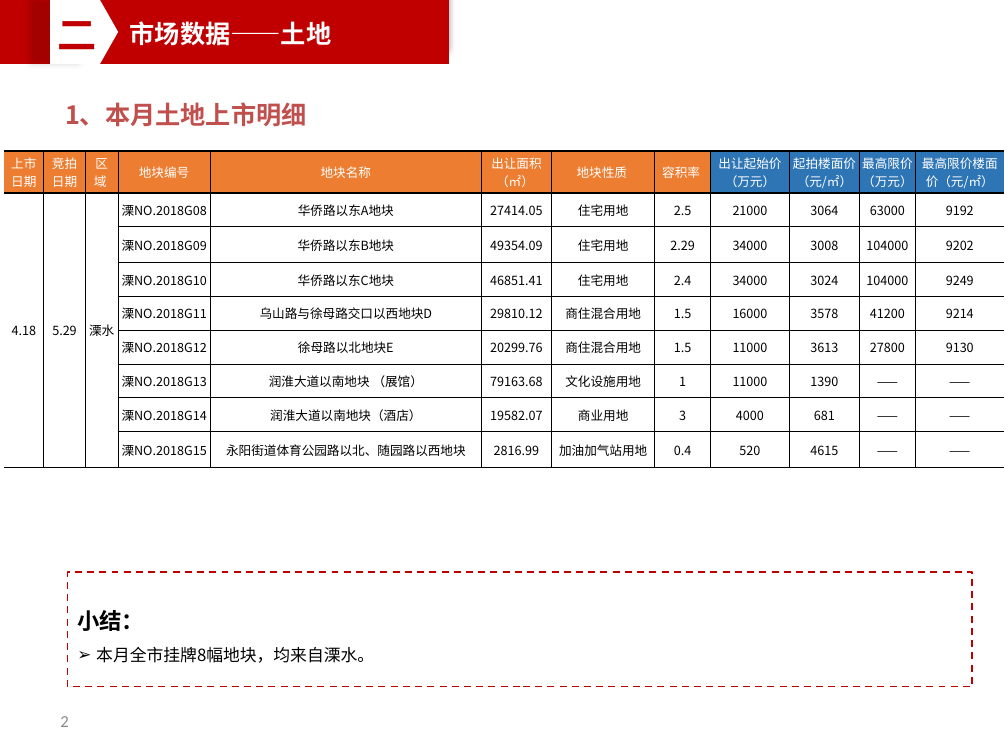
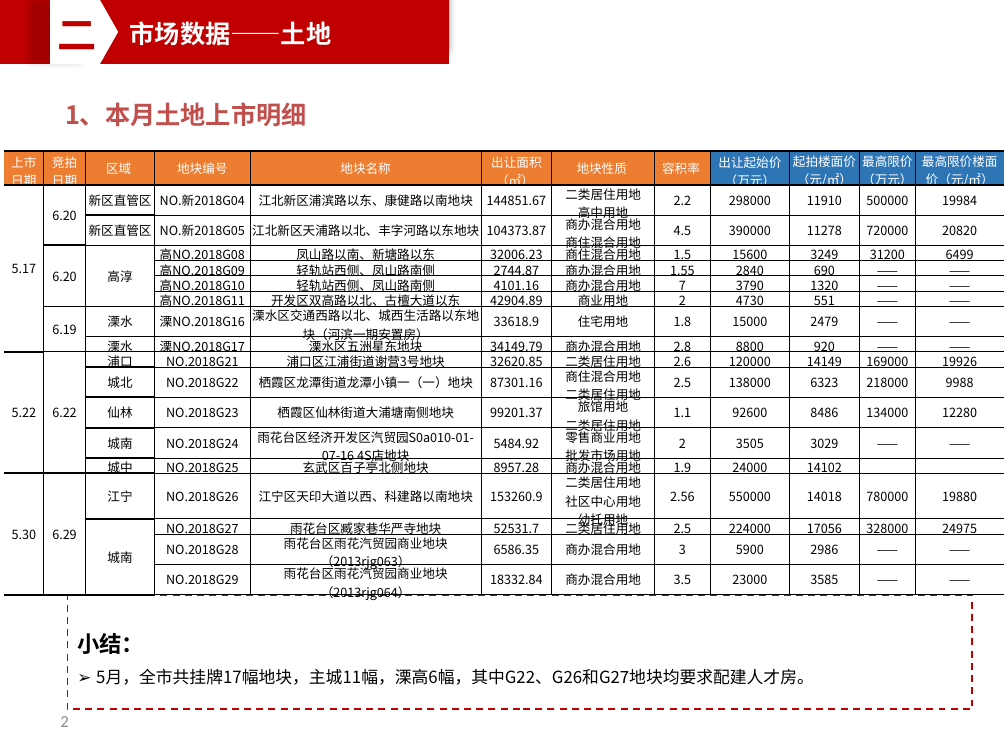
Before and after one commit to PengZiqiao/monthly_report, a slide deck: slide 2 of 南京中海2018年4月月报.pptx. Drawn at 1008x756 pixels with LibreOffice and Linux fonts; fonts in the diff are those of the drawing. Boxes give left, top, right and bottom in pixels: in the first picture for what was removed or moved away, otherwise in the second. Text is boxed around its words. In the diff, an @@ line names an element or a change of style, - is before the commit and + after.

```diff
--- a/南京中海2018年4月月报.pptx
+++ b/南京中海2018年4月月报.pptx
@@ table at [4, 150, 1004, 604] @@
-row 2: 4.18 | 5.29 | 溧水 | 溧NO.2018G08 | 华侨路以东A地块 | 27414.05 | 住宅用地 | 2.5 | 21000 | 3064 | 63000 | 9192
-row 3:  |  |  | 溧NO.2018G09 | 华侨路以东B地块 | 49354.09 | 住宅用地 | 2.29 | 34000 | 3008 | 104000 | 9202
-row 4:  |  |  | 溧NO.2018G10 | 华侨路以东C地块 | 46851.41 | 住宅用地 | 2.4 | 34000 | 3024 | 104000 | 9249
-row 5:  |  |  | 溧NO.2018G11 | 乌山路与徐母路交口以西地块D | 29810.12 | 商住混合用地 | 1.5 | 16000 | 3578 | 41200 | 9214
-row 6:  |  |  | 溧NO.2018G12 | 徐母路以北地块E | 20299.76 | 商住混合用地 | 1.5 | 11000 | 3613 | 27800 | 9130
-row 7:  |  |  | 溧NO.2018G13 | 润淮大道以南地块 （展馆） | 79163.68 | 文化设施用地 | 1 | 11000 | 1390 | —— | ——
-row 8:  |  |  | 溧NO.2018G14 | 润淮大道以南地块（酒店） | 19582.07 | 商业用地 | 3 | 4000 | 681 | —— | ——
-row 9:  |  |  | 溧NO.2018G15 | 永阳街道体育公园路以北、随园路以西地块 | 2816.99 | 加油加气站用地 | 0.4 | 520 | 4615 | —— | ——
+row 2: 5.17 | 6.20 | 新区直管区 | NO.新2018G04 | 江北新区浦滨路以东、康健路以南地块 | 144851.67 | 二类居住用地 / 高中用地 | 2.2 | 298000 | 11910 | 500000 | 19984
+row 3:  |  | 新区直管区 | NO.新2018G05 | 江北新区天浦路以北、丰字河路以东地块 | 104373.87 | 商办混合用地 / 商住混合用地 | 4.5 | 390000 | 11278 | 720000 | 20820
+row 4:  | 6.20 | 高淳 | 高NO.2018G08 | 凤山路以南、新塘路以东 | 32006.23 | 商住混合用地 | 1.5 | 15600 | 3249 | 31200 | 6499
+row 5:  |  |  | 高NO.2018G09 | 轻轨站西侧、凤山路南侧 | 2744.87 | 商办混合用地 | 1.55 | 2840 | 690 | —— | ——
+row 6:  |  |  | 高NO.2018G10 | 轻轨站西侧、凤山路南侧 | 4101.16 | 商办混合用地 | 7 | 3790 | 1320 | —— | ——
+row 7:  |  |  | 高NO.2018G11 | 开发区双高路以北、古檀大道以东 | 42904.89 | 商业用地 | 2 | 4730 | 551 | —— | ——
+row 8:  | 6.19 | 溧水 | 溧NO.2018G16 | 溧水区交通西路以北、城西生活路以东地块（河滨一期安置房） | 33618.9 | 住宅用地 | 1.8 | 15000 | 2479 | —— | ——
+row 9:  |  | 溧水 | 溧NO.2018G17 | 溧水区五洲星东地块 | 34149.79 | 商办混合用地 | 2.8 | 8800 | 920 | —— | ——
+row 10: 5.22 | 6.22 | 浦口 | NO.2018G21 | 浦口区江浦街道谢营3号地块 | 32620.85 | 二类居住用地 | 2.6 | 120000 | 14149 | 169000 | 19926
+row 11:  |  | 城北 | NO.2018G22 | 栖霞区龙潭街道龙潭小镇一（一）地块 | 87301.16 | 商住混合用地 / 二类居住用地 | 2.5 | 138000 | 6323 | 218000 | 9988
+row 12:  |  | 仙林 | NO.2018G23 | 栖霞区仙林街道大浦塘南侧地块 | 99201.37 | 旅馆用地 / 二类居住用地 | 1.1 | 92600 | 8486 | 134000 | 12280
+row 13:  |  | 城南 | NO.2018G24 | 雨花台区经济开发区汽贸园S0a010-01-07-16 4S店地块 | 5484.92 | 零售商业用地 / 批发市场用地 | 2 | 3505 | 3029 | —— | ——
+row 14:  |  | 城中 | NO.2018G25 | 玄武区百子亭北侧地块 | 8957.28 | 商办混合用地 | 1.9 | 24000 | 14102 |  | 
+row 15: 5.30 | 6.29 | 江宁 | NO.2018G26 | 江宁区天印大道以西、科建路以南地块 | 153260.9 | 二类居住用地 / 社区中心用地 / 幼托用地 | 2.56 | 550000 | 14018 | 780000 | 19880
+row 16:  |  | 城南 | NO.2018G27 | 雨花台区臧家巷华严寺地块 | 52531.7 | 二类居住用地 | 2.5 | 224000 | 17056 | 328000 | 24975
+row 17:  |  |  | NO.2018G28 | 雨花台区雨花汽贸园商业地块（2013rjg063） | 6586.35 | 商办混合用地 | 3 | 5900 | 2986 | —— | ——
+row 18:  |  |  | NO.2018G29 | 雨花台区雨花汽贸园商业地块（2013rjg064） | 18332.84 | 商办混合用地 | 3.5 | 23000 | 3585 | —— | ——
@@ rectangle "小结：": place and size @@
-rectangle "小结：" at [68, 572, 973, 686]
+rectangle "小结：" at [68, 595, 973, 710]
@@ text in rectangle at [96, 669, 814, 685]: text changed @@
-➢ 本月全市挂牌8幅地块，均来自溧水。
+➢ 5月，全市共挂牌17幅地块，主城11幅，溧高6幅，其中G22、G26和G27地块均要求配建人才房。
```
Also in this commit, not shown: 16 other slides changed, 1 slide added, 2 other files.
